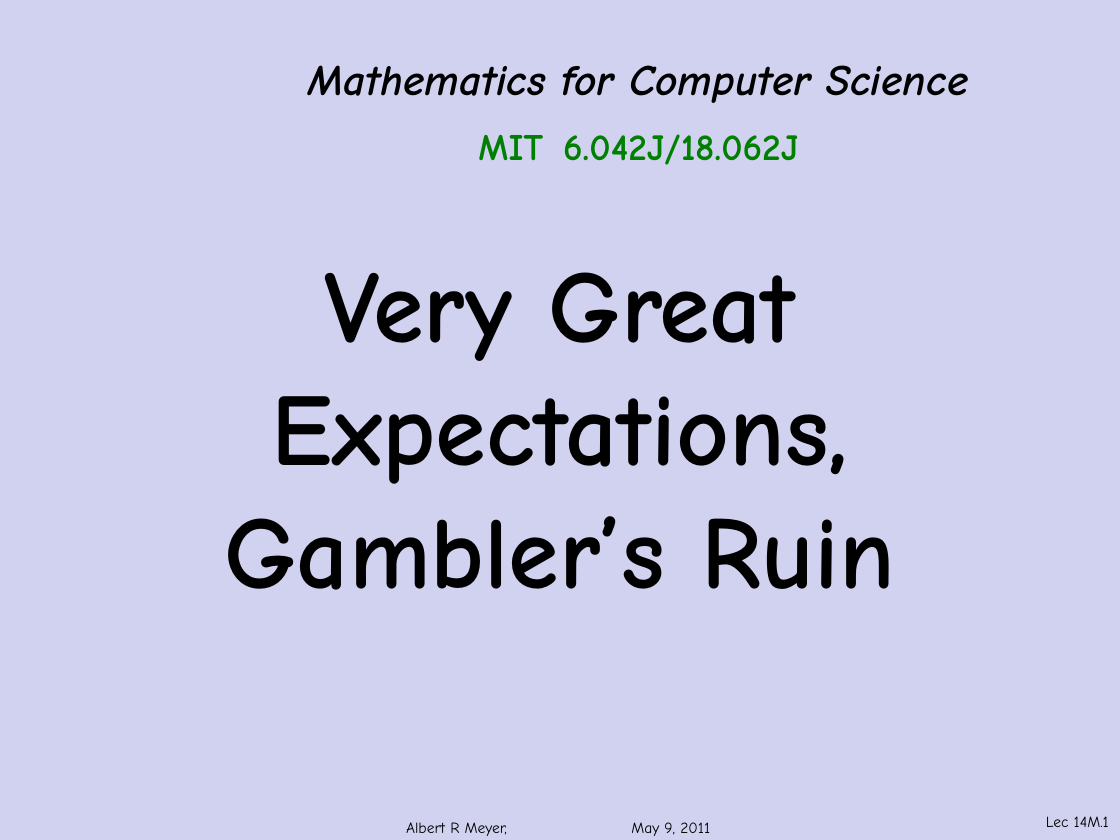
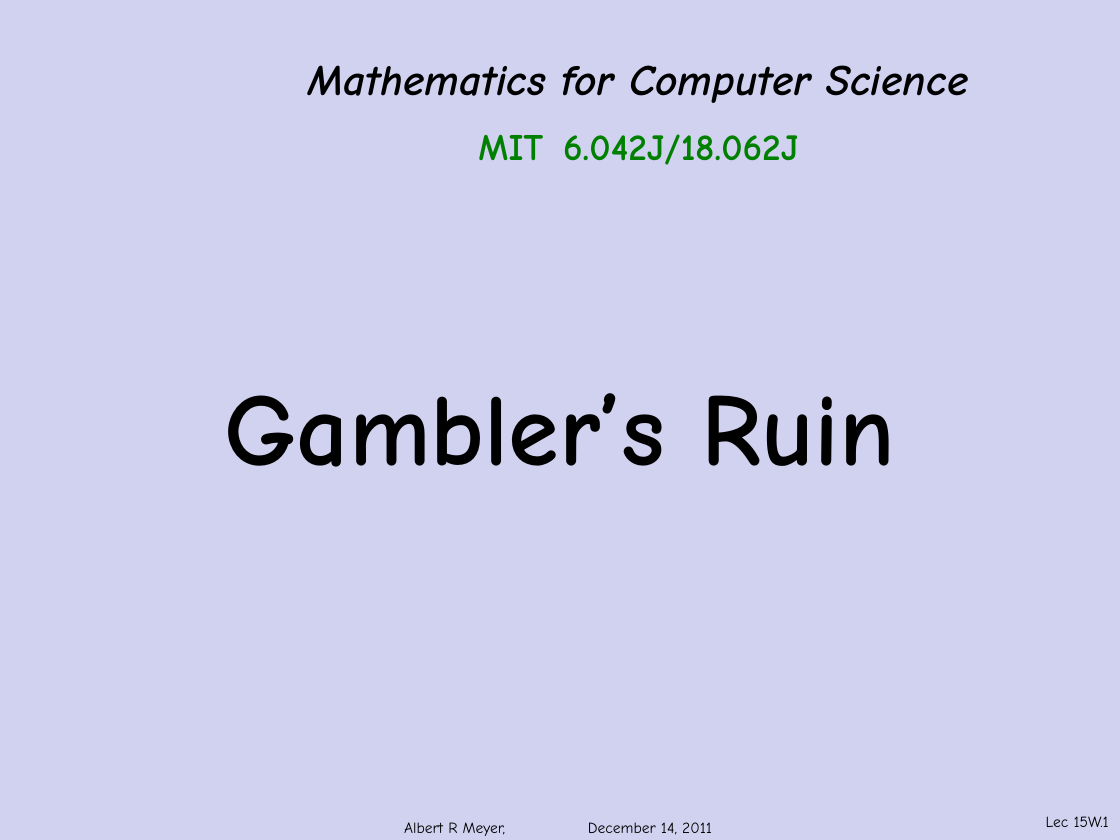
Before and after one commit to armeyer/mcs_web, a slide deck: slide 1 of fall11/slidesF11/slides15w.pptx. Drawn at 1120x840 pixels with LibreOffice and Linux fonts; fonts in the diff are those of the drawing; background and template pictures are left out. Boxes give left, top, right and bottom in pixels: in the first picture for what was removed or moved away, otherwise in the second. Text is boxed around its words. In the diff, an @@ line names an element or a change of style, - is before the commit and + after.

Commit message:
slides15w draft

```diff
--- a/fall11/slidesF11/slides15w.pptx
+++ b/fall11/slidesF11/slides15w.pptx
@@ title at (224, 393, 896, 467): text changed @@
-Very Great Expectations,
-Gambler’s Ruin
+Gambler’s Ruin
@@ text at (404, 822, 712, 836): text changed @@
-Albert R Meyer, May 9, 2011
+Albert R Meyer, December 14, 2011
@@ page number at (1046, 816, 1109, 827): text changed @@
-Lec 14M.1
+Lec 15W.1
```
Also in this commit, not shown: 24 other slides changed, 7 slides removed.
